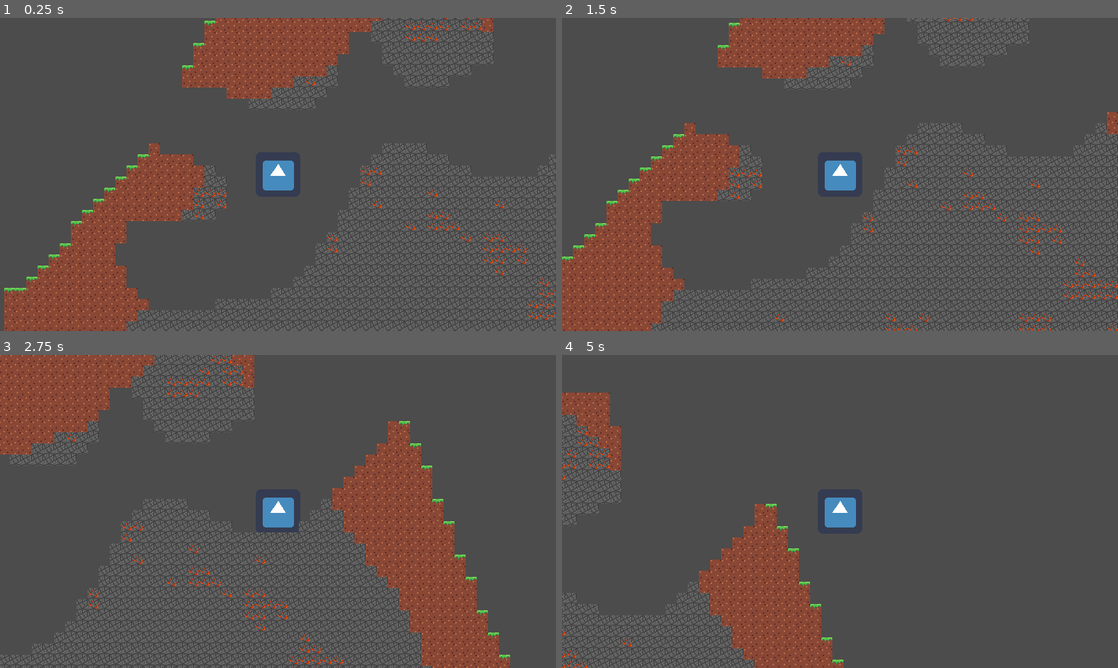
Above: before the commit, frames 1-4 (two rows, left to right).
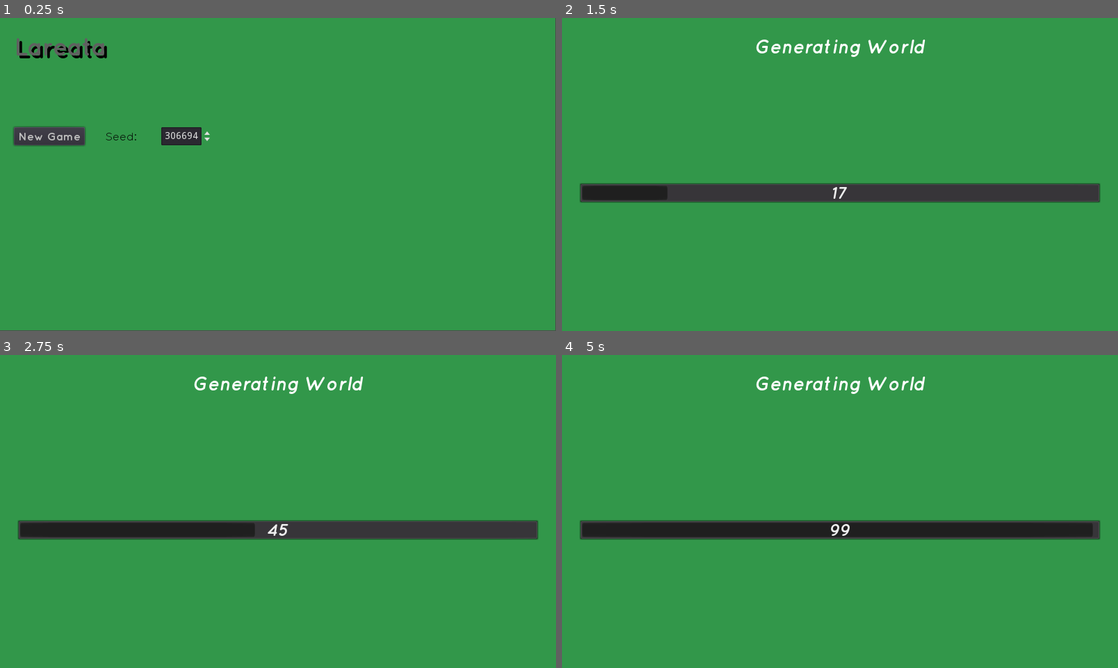
Above: after the commit, the same moments.

Repository: Kerbalistic-coder/Lareata
Game: Godot game, scene res://World/World.tscn
The game is run twice, just before and just after one commit, with the same random seed, the same clock (stepped at 60 frames per second) and the same inputs. Before the commit the project has no main scene; this scene is started directly in both runs. The engine's default icon, where the game draws it, is replaced by a stand-in: a white triangle on a blue panel in a dark square.
Inputs (mouse positions are in pixels of both pictures, inside the frame that each line leads up to):
- Up to frame 1 (0.25 s): no input
- Up to frame 2 (1.5 s): click (612, 136) at 0.5 s, where only the run after the commit has a clickable "New Game"; hold D (ui_move_right) from 1.28 s (still down); tap Space (ui_jump) at 1.35 s
- Up to frame 3 (2.75 s): keep holding D (ui_move_right); tap Space (ui_jump) at 1.52, 1.82, 2.1, 2.27, 2.57 s
- Up to frame 4 (5 s): release D (ui_move_right) at 2.78 s; hold A (ui_move_left) 2.78-3.53 s; tap Space (ui_jump) at 2.85, 3.6, 3.77, 4.07, 4.35, 4.52, 4.82 s; hold D (ui_move_right) from 3.53 s (still down)

The runs differ from the first frame. In frame 1, 99% of the frame differs, in the area x 0-100%, y 0-100%; in frame 2, 98%; in frame 3, 98%; in frame 4, 99%.

Commit message:
Add Main Menu

Diff:
--- a/Lareata/Player/Player.gd
+++ b/Lareata/Player/Player.gd
@@ -8,16 +8,26 @@
 var velocity = Vector2()
 export var JUMPSPEED = 250
 
+var playing = false
+
 func _physics_process(delta):
-	velocity.y += GRAVITY * delta
+	if playing:
+		$Graphics.visible = true
 
-	if Input.is_action_pressed("ui_move_left"):
-		velocity.x = -SPEED
-	elif Input.is_action_pressed("ui_move_right"):
-		velocity.x =  SPEED
+		velocity.y += GRAVITY * delta
+
+		if Input.is_action_pressed("ui_move_left"):
+			velocity.x = -SPEED
+		elif Input.is_action_pressed("ui_move_right"):
+			velocity.x =  SPEED
+		else:
+			velocity.x = 0
+		if Input.is_action_just_pressed("ui_jump") and is_on_floor():
+			velocity.y -= JUMPSPEED
+
+		velocity = move_and_slide(velocity, Vector2(0, -1))
 	else:
-		velocity.x = 0
-	if Input.is_action_just_pressed("ui_jump") and is_on_floor():
-		velocity.y -= JUMPSPEED
+		$Graphics.visible = false
 
-	velocity = move_and_slide(velocity, Vector2(0, -1))
+func _on_Mapgen_mapgen_finished():
+	playing = true
--- /dev/null
+++ b/Lareata/UI/MainMenu.gd
@@ -0,0 +1,12 @@
+extends Control
+
+
+signal start_game(world_seed)
+
+func _ready():
+	$UI/VBoxContainer/NewGameUIMargin/NewGameUI/SeedSelect.value = randi()
+
+func _on_NewGame_pressed():
+	self.visible = false
+	yield(get_tree().create_timer(0.1), "timeout")
+	emit_signal("start_game", $UI/VBoxContainer/NewGameUIMargin/NewGameUI/SeedSelect.value)
--- /dev/null
+++ b/Lareata/UI/MainMenu.tscn
@@ -0,0 +1,109 @@
+[gd_scene load_steps=7 format=2]
+
+[ext_resource path="res://Quicksand-Bold.ttf" type="DynamicFontData" id=1]
+[ext_resource path="res://Quicksand-Regular.ttf" type="DynamicFontData" id=2]
+[ext_resource path="res://UI/MainMenu.gd" type="Script" id=3]
+
+[sub_resource type="DynamicFont" id=1]
+size = 35
+font_data = ExtResource( 1 )
+
+[sub_resource type="DynamicFont" id=2]
+use_filter = true
+font_data = ExtResource( 1 )
+
+[sub_resource type="DynamicFont" id=3]
+use_mipmaps = true
+use_filter = true
+font_data = ExtResource( 2 )
+
+[node name="MainMenu" type="Control"]
+script = ExtResource( 3 )
+__meta__ = {
+"_edit_use_anchors_": false
+}
+
+[node name="ColorRect" type="ColorRect" parent="."]
+margin_right = 799.0
+margin_bottom = 449.0
+color = Color( 0.2, 0.596078, 0.294118, 1 )
+__meta__ = {
+"_edit_use_anchors_": false
+}
+
+[node name="UI" type="MarginContainer" parent="."]
+anchor_right = 1.0
+anchor_bottom = 1.0
+margin_right = 531.0
+margin_bottom = 203.0
+custom_constants/margin_right = 20
+custom_constants/margin_top = 20
+custom_constants/margin_left = 20
+custom_constants/margin_bottom = 20
+__meta__ = {
+"_edit_use_anchors_": false
+}
+
+[node name="VBoxContainer" type="VBoxContainer" parent="UI"]
+margin_left = 20.0
+margin_top = 20.0
+margin_right = 511.0
+margin_bottom = 183.0
+custom_constants/separation = 50
+
+[node name="Game Name" type="Label" parent="UI/VBoxContainer"]
+margin_right = 491.0
+margin_bottom = 87.0
+size_flags_horizontal = 3
+custom_fonts/font = SubResource( 1 )
+custom_colors/font_color = Color( 0.38, 0.38, 0.38, 1 )
+custom_colors/font_color_shadow = Color( 0, 0, 0, 1 )
+custom_constants/shadow_offset_x = 4
+custom_constants/shadow_offset_y = 4
+text = "Lareata
+"
+
+[node name="NewGameUIMargin" type="MarginContainer" parent="UI/VBoxContainer"]
+margin_top = 137.0
+margin_right = 491.0
+margin_bottom = 163.0
+custom_constants/margin_left = 0
+__meta__ = {
+"_edit_use_anchors_": false
+}
+
+[node name="NewGameUI" type="HBoxContainer" parent="UI/VBoxContainer/NewGameUIMargin"]
+margin_right = 491.0
+margin_bottom = 26.0
+custom_constants/separation = 30
+__meta__ = {
+"_edit_use_anchors_": false
+}
+
+[node name="NewGame" type="Button" parent="UI/VBoxContainer/NewGameUIMargin/NewGameUI"]
+margin_right = 102.0
+margin_bottom = 26.0
+custom_fonts/font = SubResource( 2 )
+custom_colors/font_color_disabled = Color( 0.5, 0.5, 0.5, 1 )
+custom_colors/font_color = Color( 0.74902, 0.74902, 0.74902, 1 )
+custom_colors/font_color_hover = Color( 1, 1, 1, 1 )
+custom_colors/font_color_pressed = Color( 0, 0, 0, 1 )
+text = "New Game"
+
+[node name="SeedLabel" type="Label" parent="UI/VBoxContainer/NewGameUIMargin/NewGameUI"]
+margin_left = 132.0
+margin_top = 3.0
+margin_right = 182.0
+margin_bottom = 23.0
+custom_fonts/font = SubResource( 3 )
+custom_colors/font_color = Color( 0, 0, 0, 1 )
+text = "Seed: "
+
+[node name="SeedSelect" type="SpinBox" parent="UI/VBoxContainer/NewGameUIMargin/NewGameUI"]
+margin_left = 212.0
+margin_right = 286.0
+margin_bottom = 26.0
+max_value = 4e+09
+value = 2022.0
+
+[connection signal="pressed" from="UI/VBoxContainer/NewGameUIMargin/NewGameUI/NewGame" to="." method="_on_NewGame_pressed"]
--- a/Lareata/World/Mapgen.gd
+++ b/Lareata/World/Mapgen.gd
@@ -2,9 +2,14 @@
 
 var map = []
 
-export var map_width = 320
-export var map_height = 650
+export var map_width = 640
+export var map_height = 640
 export var cave_tolerance = 0.15
+var percentThroughMapgen = 0
+var go = false
+var m
+
+signal mapgen_finished
 
 enum blocks {
 	AIR,
@@ -56,10 +61,14 @@
 		var change = noiseLand.get_noise_1d(x) * 4
 		land_point += change
 
-		if (x / map_width * 100) == 25:
-			print("Putting dirt in stone...")
-		if (x / map_width * 100) == 66:
-			print("Placing ore...")
+		percentThroughMapgen = x
+
+		if x % 5 == 4:
+			yield()
+			#$ProgressBarContainer/ProgressContainer/VBoxContainer/BarMargin/ProgressBar.value = percentThroughMapgen
+#			VisualServer.force_draw()
+			#get_tree().get_root().update_worlds()
+			#propagate_notification(NOTIFICATION_DRAW)
 
 		for y in range(map_height):
 			var cave_value = noiseLand.get_noise_2d(x, y)
@@ -75,10 +84,21 @@
 					place_ore(x, y)
 			else:
 				set_map(x, y, blocks.AIR)
+	go = false
+
+#func _process(delta):
+#	$ProgressBarContainer/ProgressContainer/VBoxContainer/BarMargin/ProgressBar.value = percentThroughMapgen
+#	get_tree().get_root().update_worlds()
+#	if go == true:
+#		m.resume()
+#	print(percentThroughMapgen)
 
 func _ready():
+	$ProgressBarContainer.visible = false
+
+func _on_MainMenu_start_game(world_seed):
 	# Configure
-	noiseLand.seed = randi()
+	noiseLand.seed = world_seed
 	noiseLand.octaves = 2
 	noiseLand.period = 20.0
 	noiseLand.persistence = 0.8
@@ -88,8 +108,22 @@
 	noiseOre.period = 7.0
 	noiseOre.persistence = 0.8
 
-	mapgen()
+	$ProgressBarContainer.visible = true
+	$ProgressBarContainer/ProgressContainer/VBoxContainer/BarMargin/ProgressBar.max_value = map_width
+
+	yield(get_tree().create_timer(0.1), "timeout")
+	m = mapgen()
+	go = true
+
+	while go == true:
+		$ProgressBarContainer/ProgressContainer/VBoxContainer/BarMargin/ProgressBar.value = percentThroughMapgen
+		yield(get_tree().create_timer(0.03), "timeout")
+		print(percentThroughMapgen)
+		m = m.resume()
 
 	for x in range(map_width):
 		for y in range(map_height):
 			$Map.set_cell(x, y, get_map(x, y))
+
+	$ProgressBarContainer.visible = false
+	emit_signal("mapgen_finished")
--- a/Lareata/World/Mapgen.tscn
+++ b/Lareata/World/Mapgen.tscn
@@ -1,7 +1,8 @@
-[gd_scene load_steps=8 format=2]
+[gd_scene load_steps=11 format=2]
 
 [ext_resource path="res://World/Mapgen.gd" type="Script" id=1]
 [ext_resource path="res://Textures/TileMaps/DirtStoneAir.png" type="Texture" id=2]
+[ext_resource path="res://Quicksand-BoldItalic.ttf" type="DynamicFontData" id=3]
 
 [sub_resource type="ConvexPolygonShape2D" id=1]
 points = PoolVector2Array( 0, 0, 16, 0, 16, 16, 0, 16 )
@@ -72,7 +73,7 @@
 "shape_transform": Transform2D( 1, 0, 0, 1, 0, 0 )
 } ]
 2/z_index = 0
-3/name = "DirtStoneAir.png 3"
+3/name = "4"
 3/texture = ExtResource( 2 )
 3/tex_offset = Vector2( 0, 0 )
 3/modulate = Color( 1, 1, 1, 1 )
@@ -93,7 +94,7 @@
 "shape_transform": Transform2D( 1, 0, 0, 1, 0, 0 )
 } ]
 3/z_index = 0
-4/name = "DirtStoneAir.png 4"
+4/name = "5"
 4/texture = ExtResource( 2 )
 4/tex_offset = Vector2( 0, 0 )
 4/modulate = Color( 1, 1, 1, 1 )
@@ -114,7 +115,7 @@
 "shape_transform": Transform2D( 1, 0, 0, 1, 0, 0 )
 } ]
 4/z_index = 0
-5/name = "DirtStoneAir.png 5"
+5/name = "6"
 5/texture = ExtResource( 2 )
 5/tex_offset = Vector2( 0, 0 )
 5/modulate = Color( 1, 1, 1, 1 )
@@ -128,7 +129,7 @@
 5/shape_one_way_margin = 0.0
 5/shapes = [  ]
 5/z_index = 0
-6/name = "DirtStoneAir.png 6"
+6/name = "7"
 6/texture = ExtResource( 2 )
 6/tex_offset = Vector2( 0, 0 )
 6/modulate = Color( 1, 1, 1, 1 )
@@ -143,6 +144,16 @@
 6/shapes = [  ]
 6/z_index = 0
 
+[sub_resource type="DynamicFont" id=7]
+size = 27
+use_filter = true
+font_data = ExtResource( 3 )
+
+[sub_resource type="DynamicFont" id=6]
+size = 24
+use_filter = true
+font_data = ExtResource( 3 )
+
 [node name="Mapgen" type="Node2D"]
 script = ExtResource( 1 )
 cave_tolerance = 0.23
@@ -152,3 +163,55 @@
 cell_size = Vector2( 16, 16 )
 format = 1
 tile_data = PoolIntArray( 851991, 0, 0, 851992, 0, 0, 851993, 0, 0, 851994, 0, 0, 851995, 0, 0, 851996, 0, 0, 851997, 0, 0 )
+
+[node name="ProgressBarContainer" type="Control" parent="."]
+margin_right = 801.0
+margin_bottom = 452.0
+__meta__ = {
+"_edit_use_anchors_": false
+}
+
+[node name="ColorRect" type="ColorRect" parent="ProgressBarContainer"]
+margin_right = 800.0
+margin_bottom = 450.0
+color = Color( 0.2, 0.596078, 0.294118, 1 )
+__meta__ = {
+"_edit_use_anchors_": false
+}
+
+[node name="ProgressContainer" type="MarginContainer" parent="ProgressBarContainer"]
+margin_right = 800.0
+margin_bottom = 450.0
+custom_constants/margin_right = 25
+custom_constants/margin_top = 25
+custom_constants/margin_left = 25
+custom_constants/margin_bottom = 25
+__meta__ = {
+"_edit_use_anchors_": false
+}
+
+[node name="VBoxContainer" type="VBoxContainer" parent="ProgressBarContainer/ProgressContainer"]
+margin_left = 25.0
+margin_top = 25.0
+margin_right = 775.0
+margin_bottom = 425.0
+custom_constants/separation = 150
+
+[node name="Label" type="Label" parent="ProgressBarContainer/ProgressContainer/VBoxContainer"]
+margin_right = 750.0
+margin_bottom = 32.0
+custom_fonts/font = SubResource( 7 )
+text = "Generating World"
+align = 1
+
+[node name="BarMargin" type="MarginContainer" parent="ProgressBarContainer/ProgressContainer/VBoxContainer"]
+margin_top = 182.0
+margin_right = 750.0
+margin_bottom = 241.0
+custom_constants/margin_top = 30
+
+[node name="ProgressBar" type="ProgressBar" parent="ProgressBarContainer/ProgressContainer/VBoxContainer/BarMargin"]
+margin_top = 30.0
+margin_right = 750.0
+margin_bottom = 59.0
+custom_fonts/font = SubResource( 6 )
--- a/Lareata/World/World.tscn
+++ b/Lareata/World/World.tscn
@@ -1,8 +1,9 @@
-[gd_scene load_steps=5 format=2]
+[gd_scene load_steps=6 format=2]
 
 [ext_resource path="res://Textures/TileMaps/DirtStoneAir.png" type="Texture" id=1]
 [ext_resource path="res://Player/Player.tscn" type="PackedScene" id=2]
 [ext_resource path="res://World/Mapgen.tscn" type="PackedScene" id=3]
+[ext_resource path="res://UI/MainMenu.tscn" type="PackedScene" id=4]
 
 [sub_resource type="TileSet" id=1]
 0/name = "0"
@@ -73,3 +74,8 @@
 tile_set = SubResource( 1 )
 cell_size = Vector2( 16, 16 )
 format = 1
+
+[node name="MainMenu" parent="." instance=ExtResource( 4 )]
+
+[connection signal="mapgen_finished" from="Mapgen" to="Player" method="_on_Mapgen_mapgen_finished"]
+[connection signal="start_game" from="MainMenu" to="Mapgen" method="_on_MainMenu_start_game"]
--- /dev/null
+++ b/Lareata/World/tileOccluder.tres
@@ -0,0 +1,4 @@
+[gd_resource type="OccluderPolygon2D" format=2]
+
+[resource]
+polygon = PoolVector2Array( 0, 0, 16, 0, 16, 16, 0, 16 )
--- a/Lareata/project.godot
+++ b/Lareata/project.godot
@@ -11,6 +11,7 @@
 [application]
 
 config/name="Lareata"
+run/main_scene="res://World/World.tscn"
 boot_splash/image="res://splash.png"
 boot_splash/bg_color=Color( 0.219608, 0.337255, 0.686275, 1 )
 config/icon="res://icon.png"
Binary file added: Lareata/Quicksand-Bold.ttf
Binary file added: Lareata/Quicksand-BoldItalic.ttf
Binary file added: Lareata/Quicksand-Italic.ttf
Binary file added: Lareata/Quicksand-Light.ttf
Binary file added: Lareata/Quicksand-LightItalic.ttf
Binary file added: Lareata/Quicksand-Regular.ttf
Binary file added: Lareata/Quicksand_Dash.ttf
Binary file added: Lareata/Textures/Light/light.png
Not shown, added: Lareata/Textures/Light/light.png.import
Not shown, added: Lareata/export_presets.cfg
